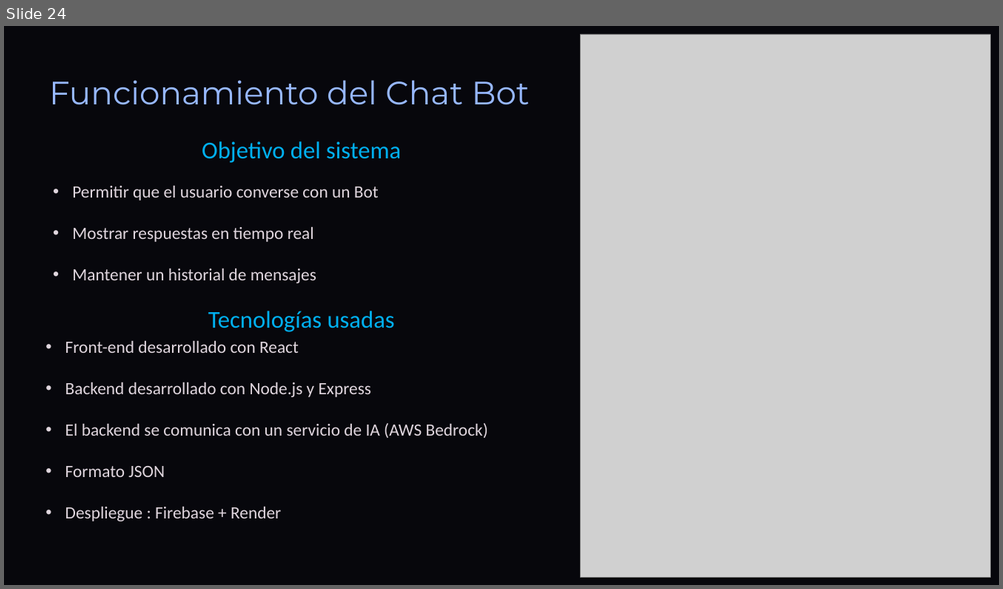
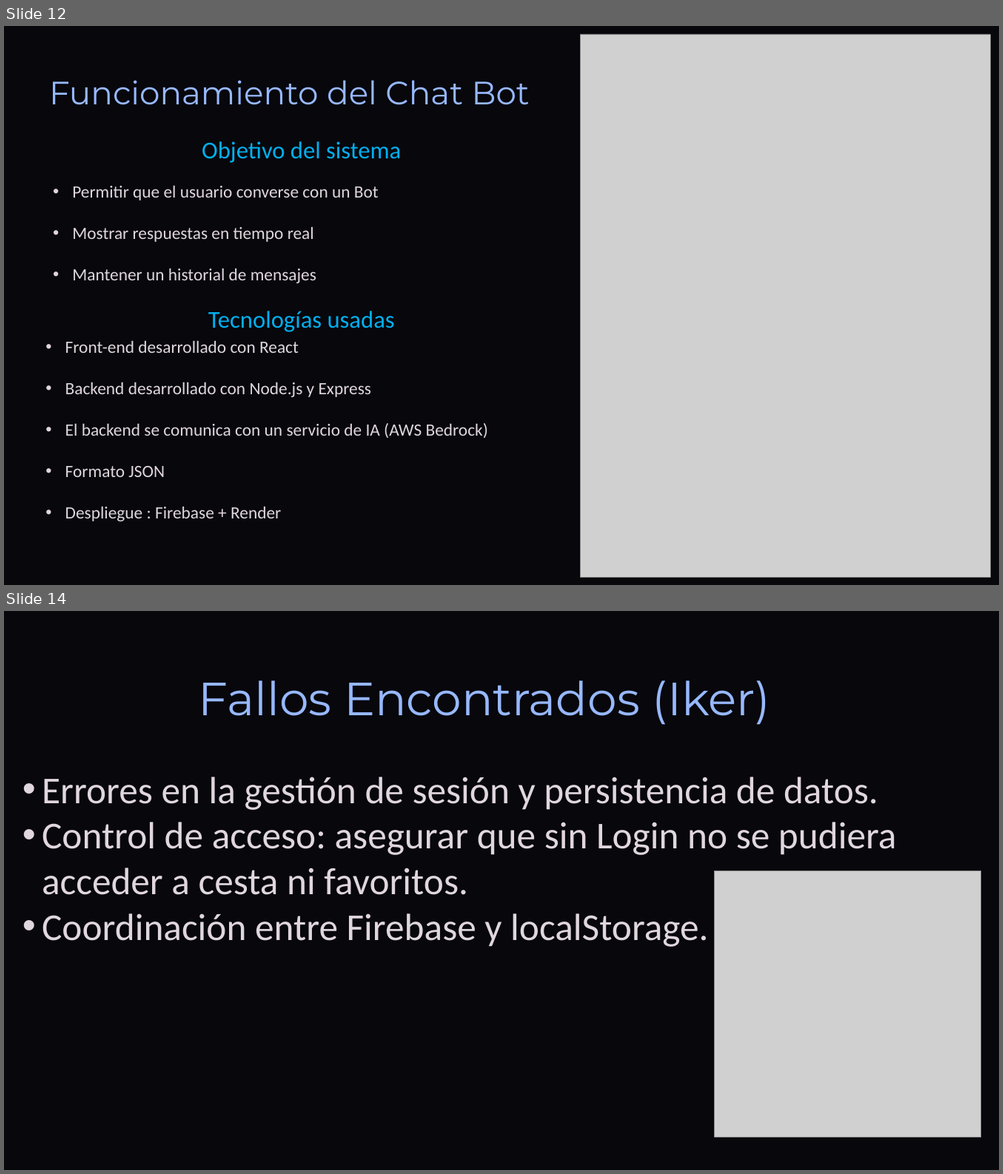
Before and after one commit to DavidCorredorMiguel/proyectogrupo2, a slide deck: Tech-and-Learn-Innovacion-y-Aprendizaje-en-E-commerce (1).pptx. Shown one above the other, each under a label of ours: slide 24 before the commit, slides 12 and 14 after it; the slides between them are not shown. The pictures are 1003x589 and 1003x1174 pixels, drawn with LibreOffice and Linux fonts; fonts in the diff are those of the drawing; grey boxes stand for pictures; background and template pictures are left out. Boxes give left, top, right and bottom in pixels: in the first picture for what was removed or moved away, otherwise in the second. Text is boxed around its words. In the diff, an @@ line names an element or a change of style, - is before the commit and + after.

```diff
--- a/Tech-and-Learn-Innovacion-y-Aprendizaje-en-E-commerce (1).pptx
+++ b/Tech-and-Learn-Innovacion-y-Aprendizaje-en-E-commerce (1).pptx
@@ slide 14 added at bbox=[4, 611, 999, 1170], background picture (left out); not listed: 1 template element that a slide beside it also shows @@
@@ text added at bbox=[199, 681, 770, 725], 54 pt, text #97B8FF @@
+Fallos Encontrados (Iker)
@@ text added at bbox=[42, 777, 896, 947], 44 pt, text #E0D6DE @@
+• Errores en la gestión de sesión y persistencia de datos.
+• Control de acceso: asegurar que sin Login no se pudiera acceder a cesta ni favoritos.
+• Coordinación entre Firebase y localStorage.
@@ picture added at bbox=[714, 871, 980, 1137] @@
@@ what was slide 24 is now slide 12 @@
```
Also in this commit, not shown: 5 slides changed, 3 other slides added, 3 slides removed, 1 other file.
